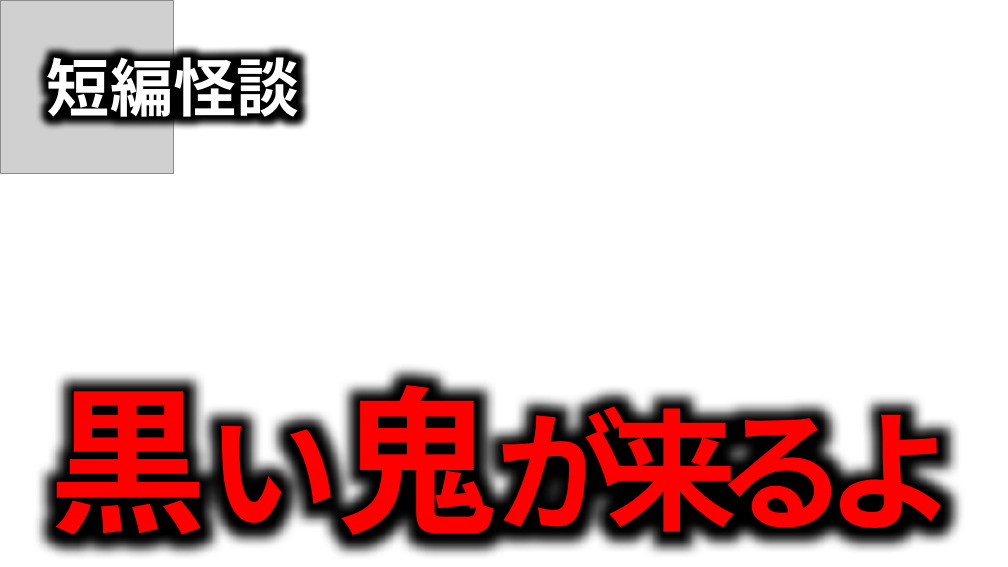
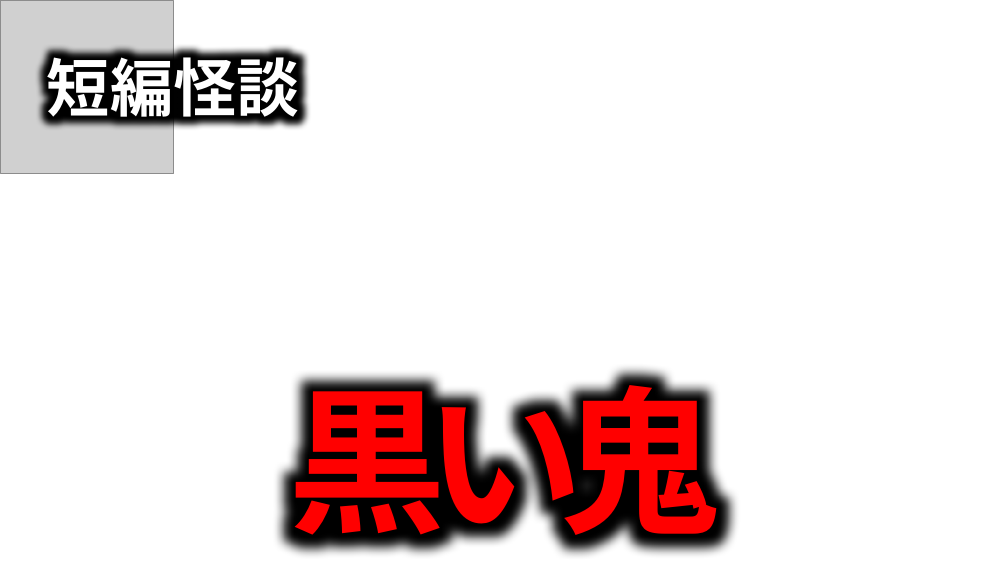
Before and after one commit to takeko333/ContentGenerator, a slide deck: slide 8 of bkup/Channels/ほたてまだこ/サムネイル_Horror.pptx. Drawn at 1008x567 pixels with LibreOffice and Linux fonts; fonts in the diff are those of the drawing; grey boxes stand for pictures; background and template pictures are left out. Boxes give left, top, right and bottom in pixels: in the first picture for what was removed or moved away, otherwise in the second. Text is boxed around its words. In the diff, an @@ line names an element or a change of style, - is before the commit and + after.

```diff
--- a/bkup/Channels/ほたてまだこ/サムネイル_Horror.pptx
+++ b/bkup/Channels/ほたてまだこ/サムネイル_Horror.pptx
@@ text at [289, 360, 719, 559]: text changed; size 125 to 150 pt @@
-黒い鬼が来るよ
+黒い鬼
```
Also in this commit, not shown: 1 other slide changed, 2 other files.
